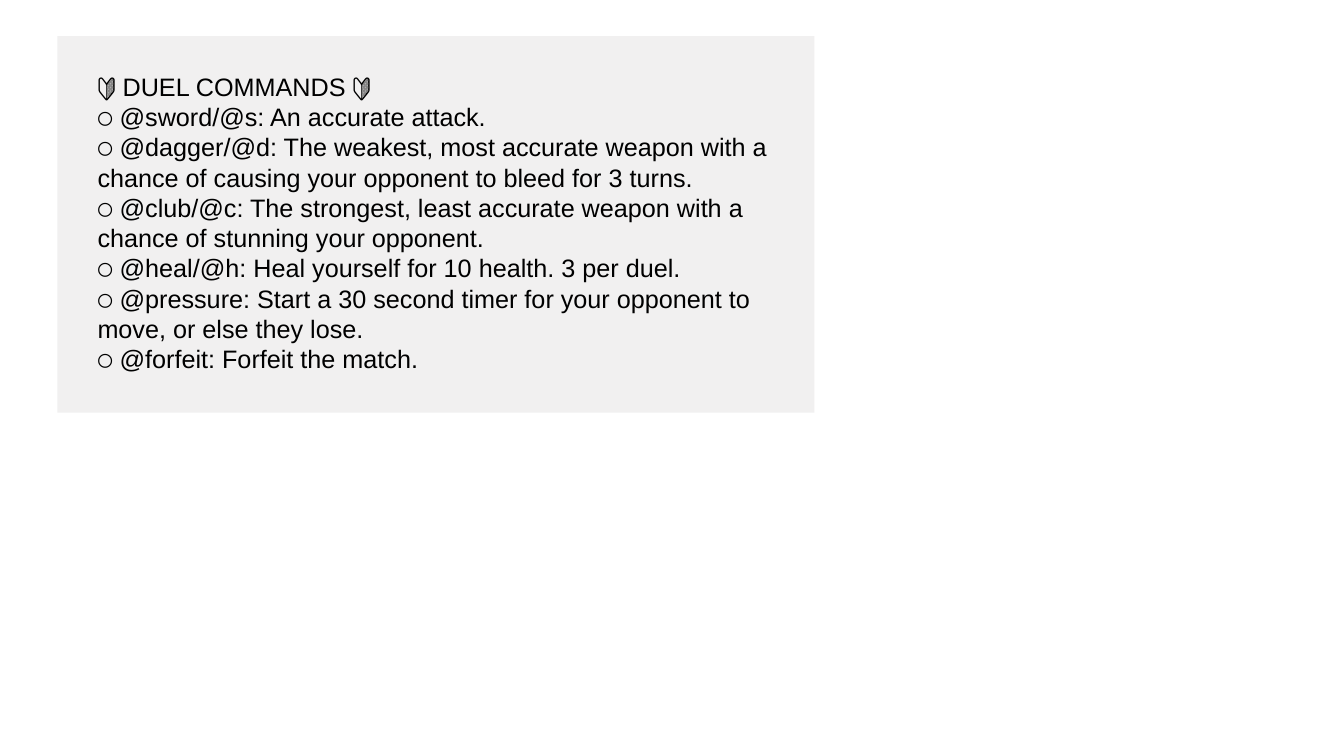
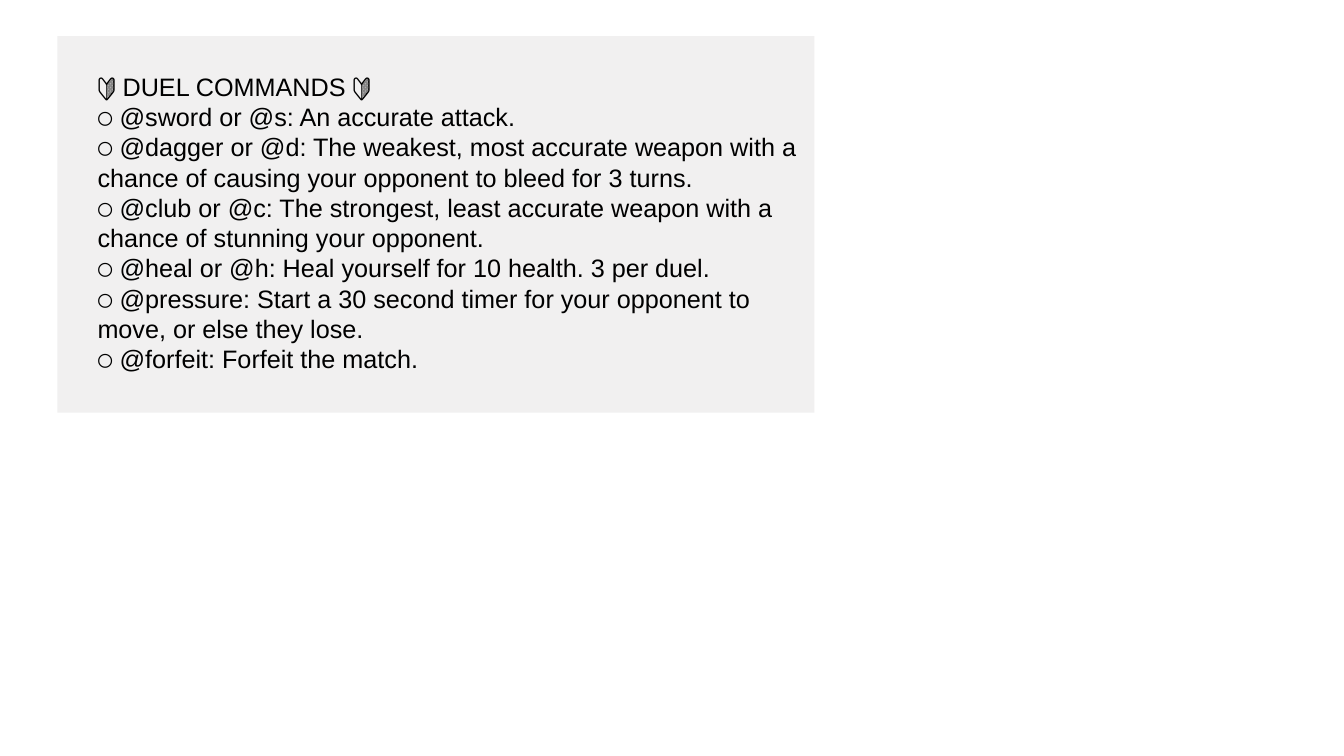
Before and after one commit to jeffjc97/The-Arena-Game, a slide deck: slide 3 of img/commands.pptx. Drawn at 1344x756 pixels with LibreOffice and Linux fonts; fonts in the diff are those of the drawing. Boxes give left, top, right and bottom in pixels: in the first picture for what was removed or moved away, otherwise in the second. Text is boxed around its words. In the diff, an @@ line names an element or a change of style, - is before the commit and + after.

```diff
--- a/img/commands.pptx
+++ b/img/commands.pptx
@@ text in rectangle at (98, 78, 796, 283): text changed @@
-🔰 DUEL COMMANDS 🔰
-⚪ @sword/@s: An accurate attack.
-⚪ @dagger/@d: The weakest, most accurate weapon with a chance of causing your opponent to bleed for 3 turns.
-⚪ @club/@c: The strongest, least accurate weapon with a chance of stunning your opponent.
-⚪ @heal/@h: Heal yourself for 10 health. 3 per duel.
+🔰 DUEL COMMANDS 🔰
+⚪ @sword or @s: An accurate attack.
+⚪ @dagger or @d: The weakest, most accurate weapon with a chance of causing your opponent to bleed for 3 turns.
+⚪ @club or @c: The strongest, least accurate weapon with a chance of stunning your opponent.
+⚪ @heal or @h: Heal yourself for 10 health. 3 per duel.
```
Also in this commit, not shown: 2 other files.
